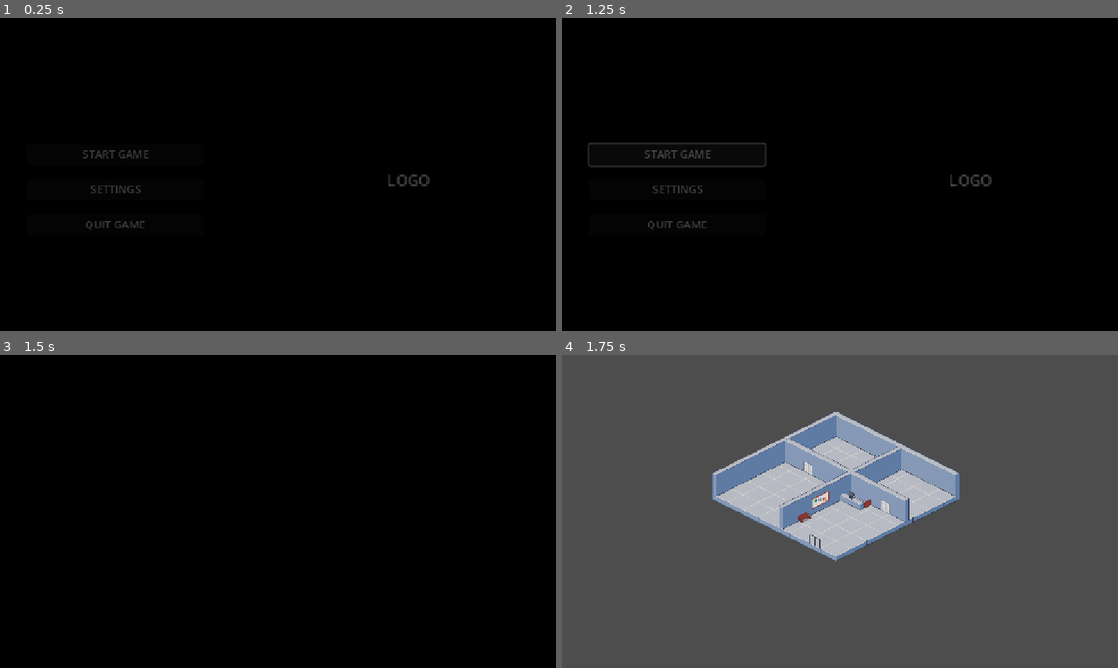
Above: before the commit, frames 1-4 (two rows, left to right).
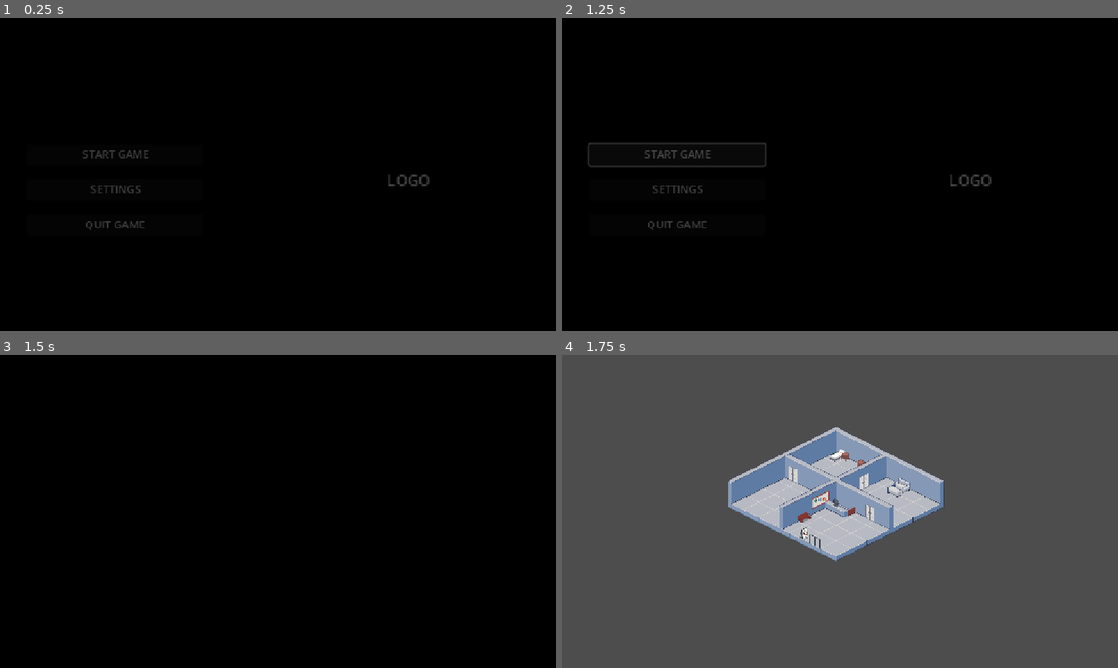
Above: after the commit, the same moments.

Repository: g3evorz/Thera-Cup-Manage-Your-Clinic
Game: Godot game, scene res://scene/home_screen.tscn
The game is run twice, just before and just after one commit, with the same random seed, the same clock (stepped at 60 frames per second) and the same inputs.
Inputs:
- Up to frame 1 (0.25 s): no input
- Up to frame 2 (1.25 s): click "START GAME" at 0.5 s
- Up to frame 3 (1.5 s): click "START GAME" at 1.25 s
- Up to frame 4 (1.75 s): no input

Frames 1-3 are identical in both runs. In frame 4, 6.9% of the frame differs, in the area x 27-72%, y 18-59%.
Error in both runs: Cannot call method 'change_scene_to_file' on a null value. (res://scripts/home_screen.gd:13)

Commit message:
dekorasi

Diff:
--- a/scene/clinic.tscn
+++ b/scene/clinic.tscn
@@ -15,6 +15,11 @@
 [ext_resource type="Texture2D" uid="uid://dye1c7vnaynxq" path="res://Texture/banner.png" id="8_0155a"]
 [ext_resource type="Texture2D" uid="uid://cmkkwjp1ofox0" path="res://Texture/Floor_door.png" id="9_0155a"]
 [ext_resource type="Texture2D" uid="uid://dmsrakorbeoib" path="res://Texture/dashboard.png" id="10_sp6e0"]
+[ext_resource type="Texture2D" uid="uid://l801081m0u86" path="res://Texture/Wall_left_door.png" id="11_wb1r6"]
+[ext_resource type="Texture2D" uid="uid://c7mhv1k78bfh6" path="res://Texture/bed_1.png" id="12_gcsg6"]
+[ext_resource type="Texture2D" uid="uid://dwdjytncrw8fx" path="res://Texture/desk.png" id="13_fxxox"]
+[ext_resource type="Texture2D" uid="uid://b071viwhhsioi" path="res://Texture/sofa_right.png" id="15_wnowi"]
+[ext_resource type="Texture2D" uid="uid://ci550loyqmj7b" path="res://Texture/sofa_table.png" id="16_wnowi"]
 
 [sub_resource type="TileSetAtlasSource" id="TileSetAtlasSource_vf3xj"]
 texture = ExtResource("2_vf3xj")
@@ -61,7 +66,7 @@
 texture_region_size = Vector2i(64, 32)
 0:0/size_in_atlas = Vector2i(1, 2)
 0:0/0 = 0
-0:0/0/texture_origin = Vector2i(0, -15)
+0:0/0/texture_origin = Vector2i(-7, -10)
 
 [sub_resource type="TileSetAtlasSource" id="TileSetAtlasSource_07jhk"]
 texture = ExtResource("9_0155a")
@@ -78,11 +83,44 @@
 0:0/0/texture_origin = Vector2i(-9, 0)
 0:0/0/y_sort_origin = -10
 
+[sub_resource type="TileSetAtlasSource" id="TileSetAtlasSource_gp0uf"]
+texture = ExtResource("11_wb1r6")
+texture_region_size = Vector2i(64, 32)
+0:0/size_in_atlas = Vector2i(1, 2)
+0:0/0 = 0
+0:0/0/texture_origin = Vector2i(0, -13)
+
+[sub_resource type="TileSetAtlasSource" id="TileSetAtlasSource_cjkcg"]
+texture = ExtResource("12_gcsg6")
+texture_region_size = Vector2i(64, 32)
+0:0/size_in_atlas = Vector2i(1, 2)
+0:0/0 = 0
+
+[sub_resource type="TileSetAtlasSource" id="TileSetAtlasSource_x5wdg"]
+texture = ExtResource("13_fxxox")
+texture_region_size = Vector2i(64, 32)
+0:0/size_in_atlas = Vector2i(1, 2)
+0:0/0 = 0
+
 [sub_resource type="TileSetAtlasSource" id="TileSetAtlasSource_sp6e0"]
 texture = ExtResource("4_hgldb")
 texture_region_size = Vector2i(64, 32)
 0:0/size_in_atlas = Vector2i(1, 3)
 0:0/0 = 0
+
+[sub_resource type="TileSetAtlasSource" id="TileSetAtlasSource_h0eab"]
+texture = ExtResource("15_wnowi")
+texture_region_size = Vector2i(64, 32)
+0:0/size_in_atlas = Vector2i(1, 2)
+0:0/0 = 0
+0:0/0/texture_origin = Vector2i(-10, -13)
+
+[sub_resource type="TileSetAtlasSource" id="TileSetAtlasSource_6fk4p"]
+texture = ExtResource("16_wnowi")
+texture_region_size = Vector2i(64, 32)
+0:0/size_in_atlas = Vector2i(1, 2)
+0:0/0 = 0
+0:0/0/texture_origin = Vector2i(8, 2)
 
 [sub_resource type="TileSetAtlasSource" id="TileSetAtlasSource_pin8a"]
 texture = ExtResource("2_vf3xj")
@@ -154,6 +192,11 @@
 sources/14 = SubResource("TileSetAtlasSource_3r8i4")
 sources/15 = SubResource("TileSetAtlasSource_07jhk")
 sources/16 = SubResource("TileSetAtlasSource_u021v")
+sources/17 = SubResource("TileSetAtlasSource_gp0uf")
+sources/18 = SubResource("TileSetAtlasSource_cjkcg")
+sources/19 = SubResource("TileSetAtlasSource_x5wdg")
+sources/20 = SubResource("TileSetAtlasSource_h0eab")
+sources/21 = SubResource("TileSetAtlasSource_6fk4p")
 
 [node name="Clinic" type="Node2D"]
 
@@ -166,16 +209,16 @@
 position = Vector2(-137, -20)
 tile_set = SubResource("TileSet_duryh")
 format = 2
-layer_0/tile_data = PackedInt32Array(-131070, 7, 0, -196607, …(279 unchanged characters)… 65534, 7, 0, 131071, 7, 0, 65540, 7, 0, -2, 7, 0, -65538, 7, 0, 131070, 7, 0, 131069, 7, 0, 65533, 7, 0, -3, 7, 0, -65539, 7, 0, -131075, 7, 0, -196611, 7, 0, -262147, 7, 0, -327682, 7, 0, -262146, 7, 0, -262145, 7, 0, -327683, 7, 0, -327681, 7, 0, -393216, 7, 0, -327680, 7, 0, -327679, 7, 0, -327678, 7, 0, -262142, 7, 0, -262141, 7, 0, -393215, 7, 0, -393214, 7, 0, -393213, 7, 0, -327677, 7, 0, -327676, 7, 0, -262140, 7, 0, -196604, 7, 0, -131068, 7, 0, -65532, 7, 0, 4, 7, 0, -131069, 7, 0, -196605, 7, 0, -196606, 7, 0, -262143, 7, 0, -196610, 7, 0, -131074, 7, 0, -393212, 7, 0)
+layer_0/tile_data = PackedInt32Array(-131070, 7, 0, -196607, …(279 unchanged characters)… 65534, 7, 0, 131071, 7, 0, 65540, 7, 0, 131070, 7, 0, -262145, 7, 0, -327680, 7, 0, -327679, 7, 0, -327678, 7, 0, -262142, 7, 0, -262141, 7, 0, -327677, 7, 0, -327676, 7, 0, -262140, 7, 0, -196604, 7, 0, -131068, 7, 0, -65532, 7, 0, 4, 7, 0, -131069, 7, 0, -196605, 7, 0, -196606, 7, 0, -262143, 7, 0, -262146, 7, 0, -196610, 7, 0, -131074, 7, 0, -65538, 7, 0, -2, 7, 0)
 layer_1/name = "Layer1"
 layer_1/y_sort_origin = 1
 layer_1/z_index = 1
-layer_1/tile_data = PackedInt32Array(-393220, 8, 0, -327684, 5, 0, -262148, 5, 0, -196612, 5, 0, -131076, 5, 0, -65540, 5, 0, -4, 5, 0, 65532, 5, 0, -393219, 4, 0, -393218, 4, 0, -393217, 4, 0, -458752, 4, 0, -458751, 4, 0, -458750, 4, 0, -458749, 4, 0)
+layer_1/tile_data = PackedInt32Array(65533, 5, 0, -3, 5, 0, -65539, 5, 0, -131075, 5, 0, -196611, 5, 0, -262147, 5, 0, -327683, 8, 0, -327682, 4, 0, -327681, 4, 0, -393216, 4, 0, -393215, 4, 0, -393214, 4, 0, -393213, 4, 0, -327680, 19, 0)
 layer_2/name = "Layer2"
 layer_2/y_sort_origin = 1
 layer_2/z_index = 1
-layer_2/tile_data = PackedInt32Array(-458752, 6, 0, -393216, 0, 0, -327680, 0, 0, -262143, 1, 0, -262142, 10, 0, -262141, 9, 0, 65537, 12, 0, -196608, 0, 0, -131072, 0, 0, -65536, 0, 0, -262144, 2, 0, -196609, 1, 0, -196610, 1, 0, -196611, 10, 0, -196612, 1, 0, 1, 11, 1)
+layer_2/tile_data = PackedInt32Array(-393216, 0, 0, -327680, 17, 0, 65537, 12, 0, -196608, 2, 0, -131072, 0, 0, -65536, 0, 0, 1, 11, 1, -196607, 1, 0, -196606, 10, 0, -196605, 9, 0, -262144, 6, 0, -131075, 10, 0, -131074, 1, 0, -131073, 1, 0)
 layer_3/name = "Layer3"
 layer_3/y_sort_origin = 1
 layer_3/z_index = 1
-layer_3/tile_data = PackedInt32Array(-131072, 13, 0, -196607, 16, 0)
+layer_3/tile_data = PackedInt32Array(-131072, 13, 0, -131071, 16, 0, 65538, 14, 0, -262146, 18, 0, -262145, 19, 0, -393215, 20, 0, -327678, 21, 0)
Binary file added: Texture/Wall_left_door.png
Not shown, added: Texture/Wall_left_door.png.import
Binary file changed: Texture/Wall_right_door.png
Binary file changed: Texture/banner.png
Binary file added: Texture/bed_1.png
Not shown, added: Texture/bed_1.png.import
Binary file changed: Texture/dashboard.png
Binary file added: Texture/desk.png
Not shown, added: Texture/desk.png.import
Binary file added: Texture/sofa_right.png
Not shown, added: Texture/sofa_right.png.import
Binary file added: Texture/sofa_table.png
(and 2 more such lines)
